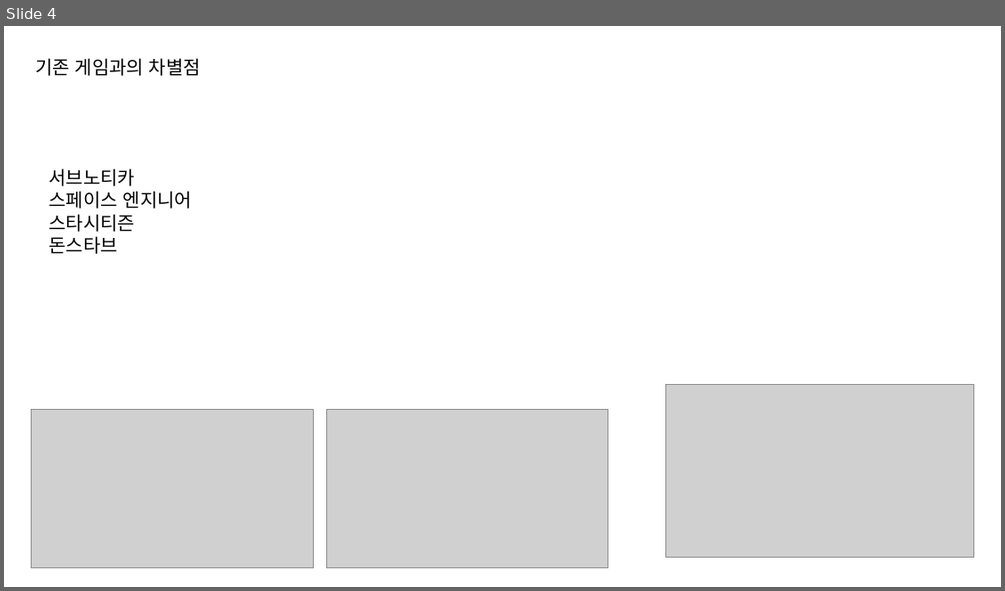
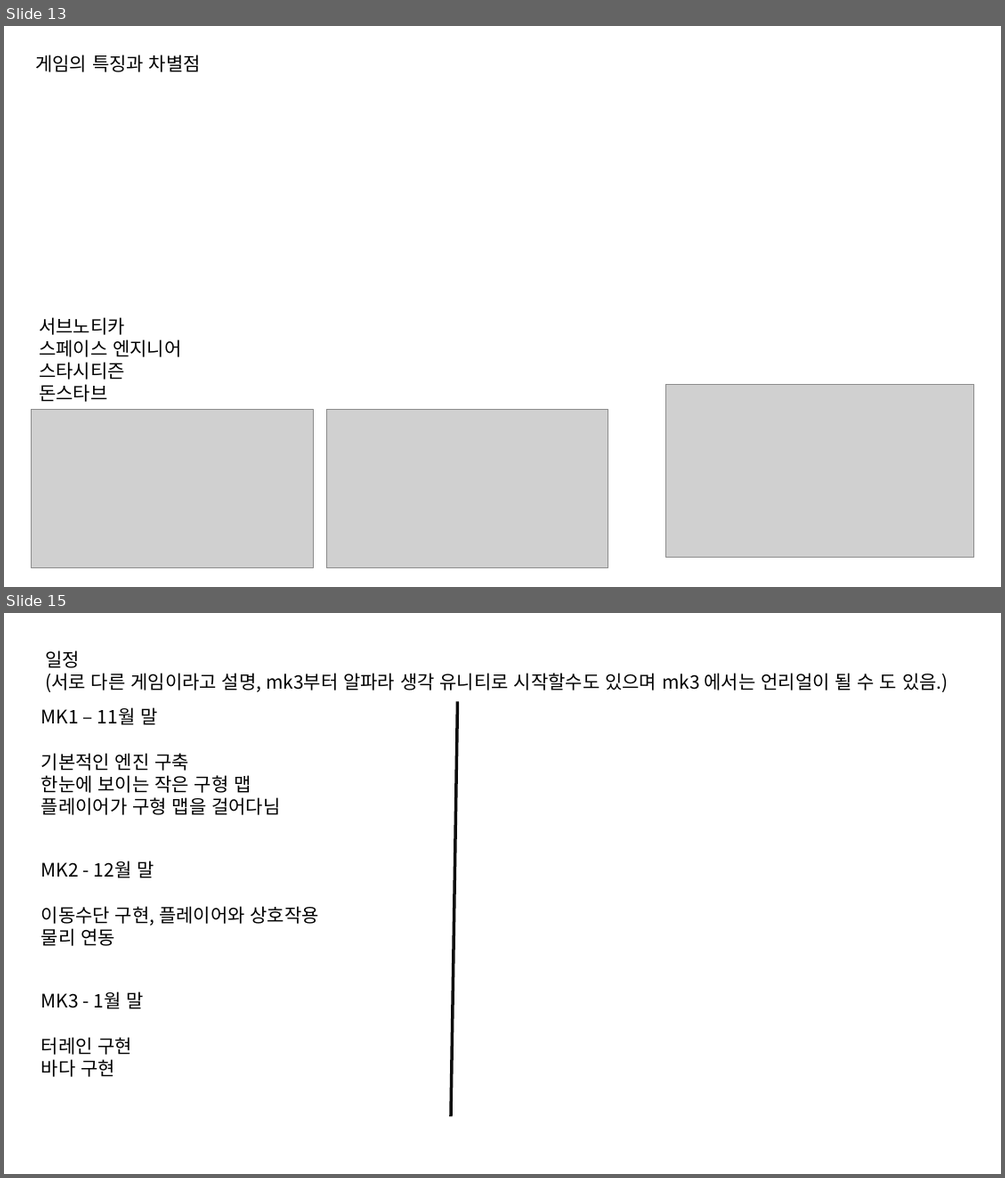
Before and after one commit to PinkBourbon/ProjectG, a slide deck: 0_Document/크루모빌PPT틀.pptx. Shown one above the other, each under a label of ours: slide 4 before the commit, slides 13 and 15 after it; the slides between them are not shown. The pictures are 1005x591 and 1005x1178 pixels, drawn with LibreOffice and Linux fonts; fonts in the diff are those of the drawing; grey boxes stand for pictures. Boxes give left, top, right and bottom in pixels: in the first picture for what was removed or moved away, otherwise in the second. Text is boxed around its words. In the diff, an @@ line names an element or a change of style, - is before the commit and + after.

```diff
--- a/0_Document/크루모빌PPT틀.pptx
+++ b/0_Document/크루모빌PPT틀.pptx
@@ slide 15 added at box(4, 613, 1001, 1174), background #FFFFFF @@
@@ text added at box(45, 650, 948, 692), 18 pt, text #000000 @@
+일정
+(서로 다른 게임이라고 설명, mk3부터 알파라 생각 유니티로 시작할수도 있으며 mk3 에서는 언리얼이 될 수 도 있음.)
@@ text added at box(41, 707, 280, 815), 18 pt, text #000000 @@
+MK1 – 11월 말
+기본적인 엔진 구축
+한눈에 보이는 작은 구형 맵
+플레이어가 구형 맵을 걸어다님
@@ line added from (458, 701) to (451, 1116), #0D0D0D 3 pt @@
@@ text added at box(41, 860, 319, 946), 18 pt, text #000000 @@
+MK2 - 12월 말
+이동수단 구현, 플레이어와 상호작용
+물리 연동
@@ text added at box(41, 991, 144, 1077), 18 pt, text #000000 @@
+MK3 - 1월 말
+터레인 구현
+바다 구현
@@ what was slide 4 is now slide 13 @@
@@ slide 13 changed as well @@
@@ text at box(35, 54, 201, 72): text changed @@
-기존 게임과의 차별점
+게임의 특징과 차별점
@@ text "서브노티카": place and size @@
-text "서브노티카" at box(49, 168, 192, 254)
+text "서브노티카" at box(39, 317, 181, 402)
```
Also in this commit, not shown: 3 other slides changed, 12 other slides added, 4 slides removed, 1 other file.
